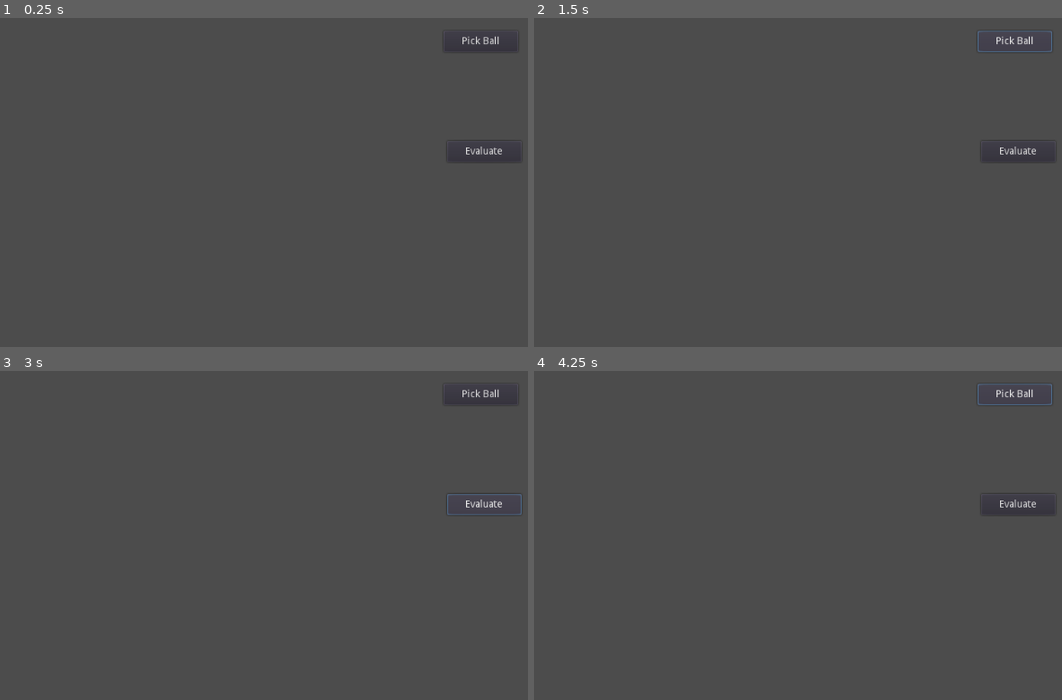
Above: before the commit, frames 1-4 (two rows, left to right).
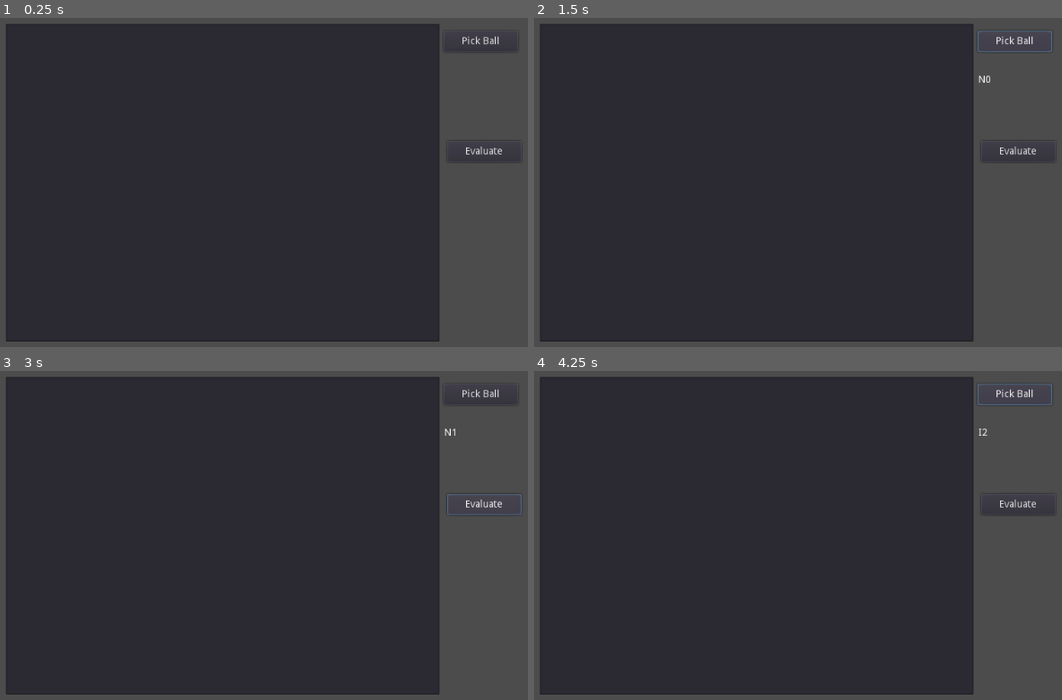
Above: after the commit, the same moments.

Repository: ZayLong/BasicBingo
Game: Godot game, scene res://GameManager.tscn
The game is run twice, just before and just after one commit, with the same random seed, the same clock (stepped at 60 frames per second) and the same inputs.
Inputs:
- Up to frame 1 (0.25 s): no input
- Up to frame 2 (1.5 s): click "Evaluate" at 0.5 s; click "Pick Ball" at 1.25 s
- Up to frame 3 (3 s): click "Pick Ball" at 2 s; click "Evaluate" at 2.75 s
- Up to frame 4 (4.25 s): click "Pick Ball" at 3.5 s

The runs differ from the first frame. In frame 1, 79% of the frame differs, in the area x 1-84%, y 1-99%; in frame 2, 79%, in the area x 1-87%, y 1-99%; in frame 3, 79%; in frame 4, 79%.

Commit message:
server only card generation. player card setup

Diff:
--- a/GameManager.gd
+++ b/GameManager.gd
@@ -9,9 +9,31 @@
 
 var bingo_basket:Array = []
 var called_balls:Array = []
-var bingo_cards:Array = []
+
 var current_number:String
-
+var grid_size:int = 3
+
+# PLAYER DATA STRUCT
+var all_player_data = {
+	"1": player_data
+}
+
+var player_data = {
+	"has_won": false,
+	"card": card
+}
+
+var card = {
+	"cells":[
+		cell
+	]
+}
+
+var cell = {
+	"name":"00",
+	"filled":false
+}
+# PLAYER DATA STRUCT END
 signal picked_ball_event
 
 # to start...first to connnect becomes host, yet cannot be a "player" in the sense that they will not be given a bingo card
@@ -34,7 +56,7 @@
 	# allows us to get "true" random numbers by using a time based seed.
 	# only needs to be ran once in the entire application
 	randomize()
-	#fill_basket(3)
+	fill_basket(grid_size)
 
 	peer = NetworkedMultiplayerENet.new()
 	# Running on the headless server platform
@@ -51,6 +73,11 @@
 		get_tree().network_peer = peer
 		get_tree().connect("connection_failed", self, "_connection_failed")
 		get_tree().connect("connected_to_server", self, "_connected_to_server")
+			# create player
+		if bingo_card:
+			var x = bingo_card.instance()
+			add_child(x)
+
 
 
 
@@ -60,12 +87,12 @@
 	# create player
 	if bingo_card && false:
 		var x = bingo_card.instance()
-		x._init(bingo_basket, 3)
+		x._init(bingo_basket, grid_size)
 		# connect our picked_ball event to our newly created bingo cards set_current_ball setter method
 		# this way whenever we pick a ball, we will emit a signal telling all our subscribers what we picked
 		self.connect("picked_ball_event", x, "set_current_ball")
 		add_child(x)
-		bingo_cards.append(x)
+
 
 	# UI button event setup
 	if pick_ball_button:
@@ -78,6 +105,9 @@
 
 func _network_peer_connected(id:int):
 	print("A USER WITH ID: %s CONNECTED" % [id])
+	# a new user has joined, the server must now give this player a bingo card
+	if get_tree().is_network_server():
+		generate_bingo_card(bingo_basket, id)
 	pass
 
 func _network_peer_disconnected(id:int):
@@ -136,8 +166,80 @@
 	pass
 
 # player may request for their card to be evaluated
-remote func evaluate_bingo_cards()->void:
-	for card in bingo_cards:
-
-		pass
-	pass
+remote func evaluate_bingo_cards(id)->void:
+	pass
+
+func generate_bingo_card(bingo_basket:Array, new_player_id:int)->void:
+	if bingo_basket.size() == 0:
+		return
+	var bingo_card_data = {
+		"cells":[]
+	}
+
+	var b_array:Array = []
+	var i_array:Array = []
+	var n_array:Array = []
+	var g_array:Array = []
+	var o_array:Array = []
+
+	# filter and sort out out the balls into different arrays based on letter
+	for ball in bingo_basket:
+		# do a search within basket_instance for an element that starts with B
+		if "B" in ball:
+			b_array.append(ball)
+		if "I" in ball:
+			i_array.append(ball)
+		if "N" in ball:
+			n_array.append(ball)
+		if "G" in ball:
+			g_array.append(ball)
+		if "O" in ball:
+			o_array.append(ball)
+		pass
+
+	# pick one of these "B" elements at random
+	# remove said element from basket_instance
+	# add element to bingo_card array
+	# iterate 25 times because we have 25 times on the card
+	#
+	for n in grid_size:
+		if !b_array.empty():
+			bingo_card.append(b_array[randi() % b_array.size()])
+			b_array.remove(b_array.find(bingo_card.back()))
+
+		if !i_array.empty():
+			bingo_card.append(i_array[randi() % i_array.size()])
+			i_array.remove(i_array.find(bingo_card.back()))
+
+		if !n_array.empty():
+			bingo_card.append(n_array[randi() % n_array.size()])
+			n_array.remove(n_array.find(bingo_card.back()))
+
+		if !g_array.empty():
+			bingo_card.append(g_array[randi() % g_array.size()])
+			g_array.remove(g_array.find(bingo_card.back()))
+
+		if !o_array.empty():
+			bingo_card.append(o_array[randi() % o_array.size()])
+			o_array.remove(o_array.find(bingo_card.back()))
+		pass
+
+	# ok we have our bingo card array now.
+	# next thing to do is populate our ItemList with our bingo_card array
+
+	for cell in bingo_card:
+		bingo_card_data["cells"].append({"name": cell, "filled": false})
+		pass
+
+	# add a new player with default data
+	all_player_data[new_player_id] = player_data
+
+	#update the players fresh card data
+	all_player_data[new_player_id]["card"]["cells"].append_array(bingo_card_data["cells"])
+
+	# we now have an ongoing record of the players card data,
+	# we will use this version to verify whether or not they have a completed row
+	# now it's time to give the player their data so they can build out a UI based on it
+	rpc_id(new_player_id, "build_card",all_player_data[new_player_id]["card"]["cells"], grid_size)
+
+	pass
--- a/bingo_card.gd
+++ b/bingo_card.gd
@@ -11,18 +11,16 @@
 var current_ball setget set_current_ball
 
 # CORE =========================================================================
-func _init(bingo_basket:Array = [], grid_width:int = 0):
-	grid_size = grid_width
-	current_basket = bingo_basket
-	max_columns = grid_width
-	pass
 
 func _ready():
-	generate_bingo_card(current_basket)
+	# generate_bingo_card(current_basket)
 	connect("item_selected", self, "item_selected")
 	pass
 
 # METHODS ======================================================================
+
+
+
 func set_current_ball(ball):
 	current_ball = ball
 	pass
@@ -36,6 +34,17 @@
 		evaluate_card(index)
 	pass
 
+master func build_card(bingo_card_data:Array, grid_width:int = 0):
+	grid_size = grid_width
+
+	max_columns = grid_width
+	for cell in bingo_card_data:
+		self.add_item(cell["name"])
+		if cell["filled"] == true:
+			var i = bingo_card_data.find(cell)
+			set_item_disabled(i, true)
+			set_item_selectable(i, false)
+	pass
 # evaluate bingo card based on the position of a given cell
 # basically does the cell we just filled in complete a row or column (also generically checks for diagnal matches)
 func evaluate_card(index:int)->void:
Not shown, changed: export_presets.cfg
